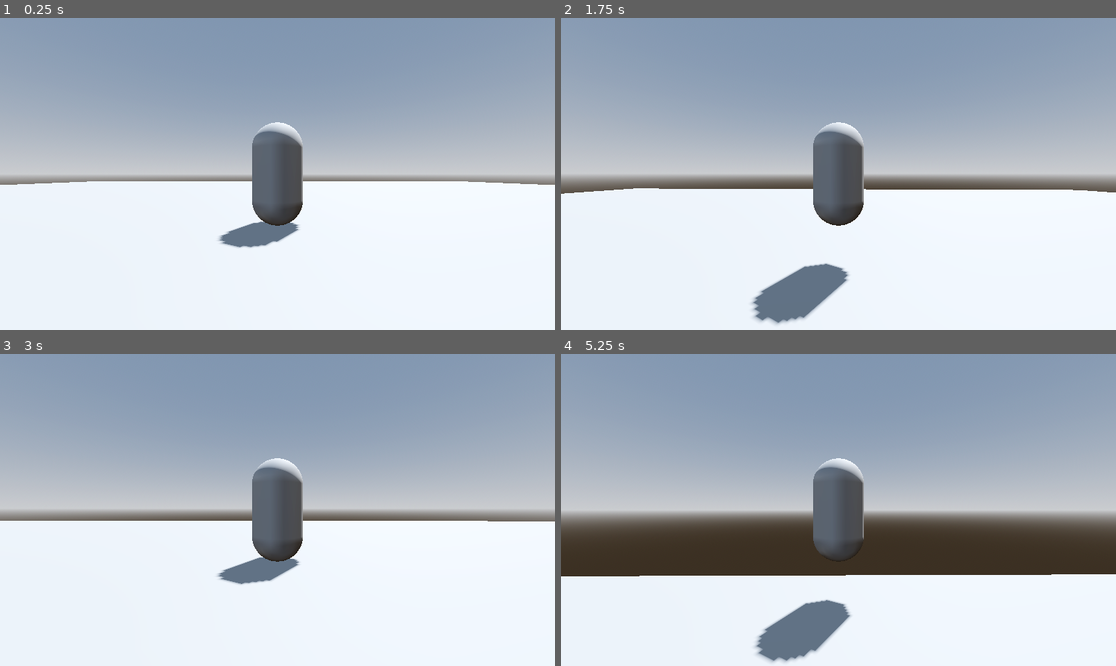
Above: before the commit, frames 1-4 (two rows, left to right).
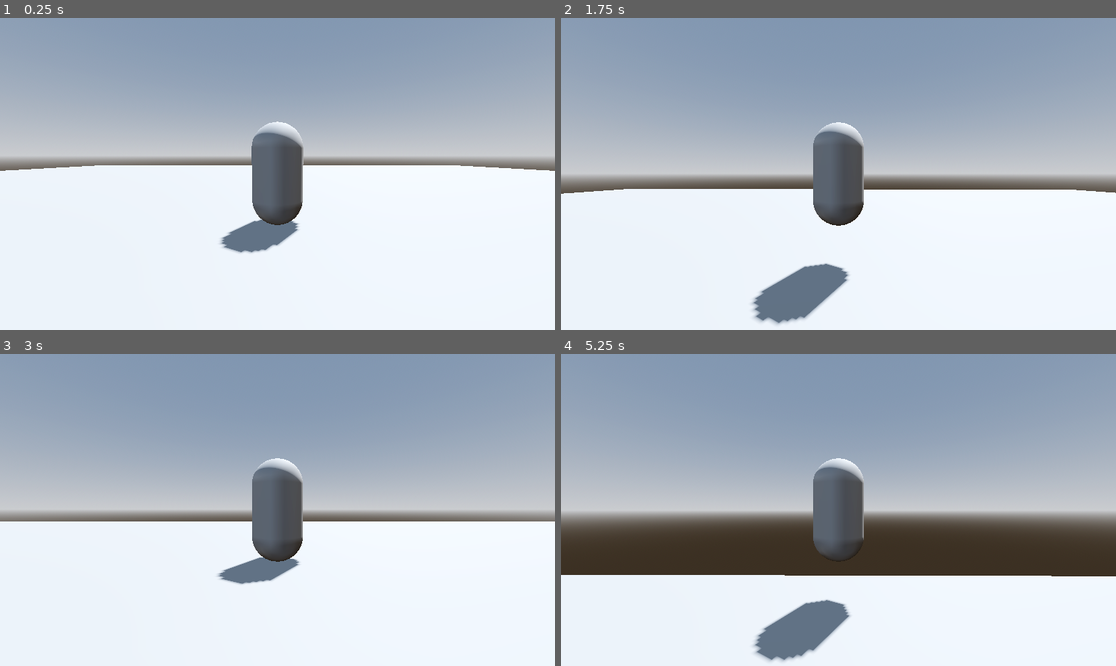
Above: after the commit, the same moments.

Repository: ricky-yosh/action-combat-rpg
Game: Godot game, scene res://Levels/level.tscn
Two runs of this game, one before a commit and one after it. Both use one fixed random seed, a clock stepped at 60 frames per second and the inputs below.
Inputs (mouse positions are in pixels of both pictures, inside the frame that each line leads up to):
- Up to frame 1 (0.25 s): no input
- Up to frame 2 (1.75 s): tap Enter (ui_accept) at 0.5, 0.77, 1.52 s; move the mouse to (866, 174) at 0.52 s; hold W (move_forward) from 0.53 s (still down); move the mouse to (810, 174) at 1.27 s
- Up to frame 3 (3 s): keep holding W (move_forward); move the mouse to (288, 503) at 2.02 s; move the mouse to (271, 516) at 2.77 s
- Up to frame 4 (5.25 s): keep holding W (move_forward); tap Enter (ui_accept) at 3.02, 3.77, 4.52 s; move the mouse to (877, 513) at 3.52 s; move the mouse to (794, 506) at 4.27 s; move the mouse to (844, 510) at 5.02 s

The runs differ from the first frame. In frame 1, 7.4% of the frame differs, in the area x 0-100%, y 33-76%; in frame 2, less than 0.1%; in frame 3, 0.2%; in frame 4, 0.5%.

Commit message:
Add smooth camera movement

Diff:
--- a/action-combat-rpg/player/player.gd
+++ b/action-combat-rpg/player/player.gd
@@ -56,5 +56,4 @@
 
 	vertical_pivot.rotation.x = clampf(vertical_pivot.rotation.x, deg_to_rad(min_boundary), deg_to_rad(max_boundary))
 
-	$SpringArm3D.global_transform = vertical_pivot.global_transform
 	_look = Vector2.ZERO
--- a/action-combat-rpg/player/player.tscn
+++ b/action-combat-rpg/player/player.tscn
@@ -1,6 +1,7 @@
-[gd_scene load_steps=4 format=3 uid="uid://v2khj85gxssc"]
+[gd_scene load_steps=5 format=3 uid="uid://v2khj85gxssc"]
 
 [ext_resource type="Script" uid="uid://dka3nh5un84u4" path="res://player/player.gd" id="1_oul6g"]
+[ext_resource type="Script" uid="uid://mtettac2eum5" path="res://player/smooth_camera_arm.gd" id="2_rkbax"]
 
 [sub_resource type="CapsuleShape3D" id="CapsuleShape3D_kqu6x"]
 
@@ -15,9 +16,11 @@
 [node name="MeshInstance3D" type="MeshInstance3D" parent="."]
 mesh = SubResource("CapsuleMesh_oul6g")
 
-[node name="SpringArm3D" type="SpringArm3D" parent="."]
+[node name="SpringArm3D" type="SpringArm3D" parent="." node_paths=PackedStringArray("target")]
 transform = Transform3D(1, 0, 0, 0, 0.90630776, 0.42261827, 0, -0.42261827, 0.90630776, 0, 0, 0)
 spring_length = 4.0
+script = ExtResource("2_rkbax")
+target = NodePath("../HorizontalPivot/VerticalPivot")
 
 [node name="Camera3D" type="Camera3D" parent="SpringArm3D"]
 transform = Transform3D(1, 0, 0, 0, 1.0000001, 0, 0, 0, 1.0000001, 0, 0, 0)
--- /dev/null
+++ b/action-combat-rpg/player/smooth_camera_arm.gd
@@ -0,0 +1,7 @@
+extends SpringArm3D
+
+@export var target: Node3D
+@export var decay: int
+
+func _physics_process(delta: float) -> void:
+	global_transform = global_transform.interpolate_with(target.global_transform, 0.1)
Not shown, added: action-combat-rpg/player/smooth_camera_arm.gd.uid
